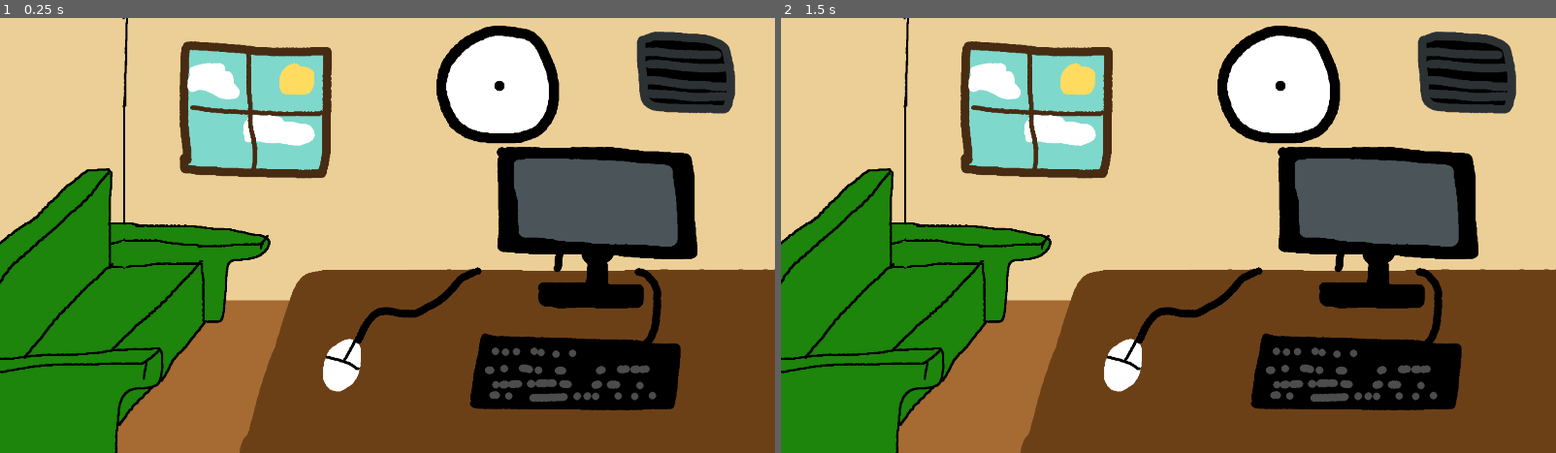
Above: before the commit, frames 1-2 (left to right).
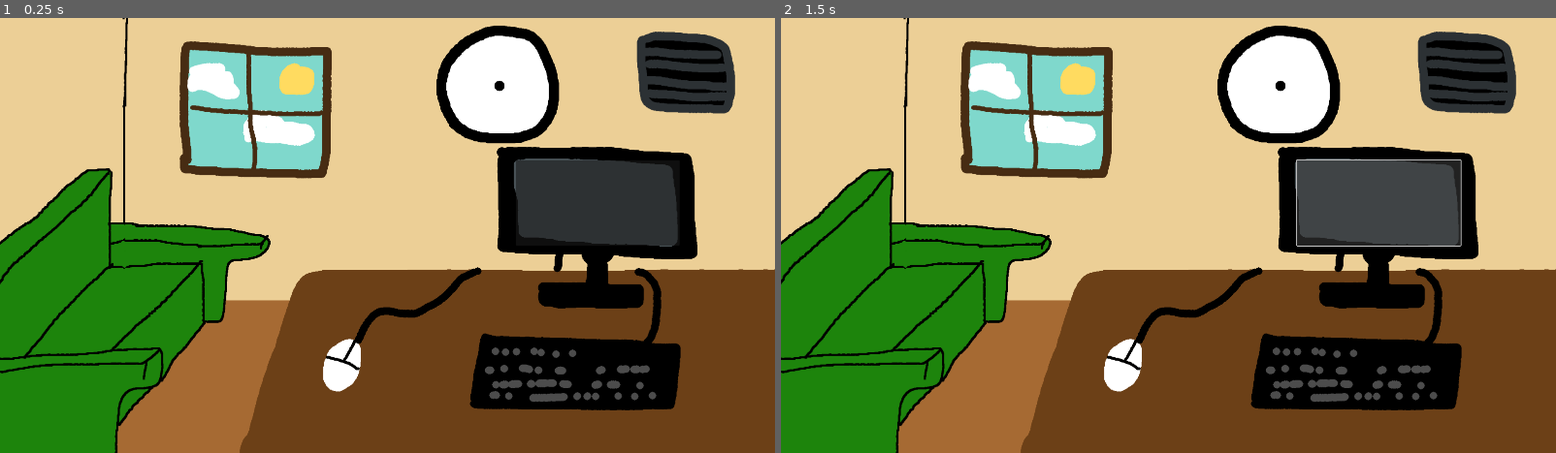
Above: after the commit, the same moments.

Repository: TheWalkingLapis/BrackeysGameJam2025_1
Game: Godot game, scene res://scenes/game_manager.tscn
Two runs of this game, one before a commit and one after it. Both use one fixed random seed, a clock stepped at 60 frames per second and the inputs below.
Inputs (mouse positions are in pixels of both pictures, inside the frame that each line leads up to):
- Up to frame 1 (0.25 s): no input
- Up to frame 2 (1.5 s): click (1377, 200) at 0.5 s; click (1377, 200) at 1.25 s

The runs differ from the first frame. In frame 1, 3.8% of the frame differs, in the area x 66-88%, y 32-53%; in frame 2, 0.5%.

Commit message:
added time manager

Diff:
--- a/project.godot
+++ b/project.godot
@@ -15,6 +15,10 @@
 config/features=PackedStringArray("4.3", "GL Compatibility")
 config/icon="res://icon.svg"
 
+[autoload]
+
+Global="*res://scripts/global.gd"
+
 [display]
 
 window/size/viewport_width=1920
--- /dev/null
+++ b/resources/day_duration_times.gd
@@ -0,0 +1,5 @@
+extends Resource
+class_name DayDurationTimes
+
+@export var start_hour: int = 8
+@export var end_hour: int = 17
--- a/scenes/game_manager.tscn
+++ b/scenes/game_manager.tscn
@@ -1,7 +1,8 @@
-[gd_scene load_steps=3 format=3 uid="uid://bvnj4ie205euj"]
+[gd_scene load_steps=4 format=3 uid="uid://bvnj4ie205euj"]
 
 [ext_resource type="Script" path="res://scripts/game_manager.gd" id="1_ga0qp"]
 [ext_resource type="PackedScene" uid="uid://kufy4l8qlp63" path="res://scenes/room_manager.tscn" id="2_tpo2t"]
+[ext_resource type="PackedScene" uid="uid://cavy32fvbqm8w" path="res://scenes/time_manager.tscn" id="3_0l8fs"]
 
 [node name="GameManager" type="Control"]
 layout_mode = 3
@@ -14,3 +15,7 @@
 
 [node name="RoomManager" parent="." instance=ExtResource("2_tpo2t")]
 layout_mode = 1
+
+[node name="TimeManager" parent="." instance=ExtResource("3_0l8fs")]
+layout_mode = 1
+mouse_filter = 2
--- a/scenes/rooms/office.tscn
+++ b/scenes/rooms/office.tscn
@@ -30,12 +30,10 @@
 grow_vertical = 2
 
 [node name="PCScreen" type="Button" parent="Clickables"]
-self_modulate = Color(1, 1, 1, 0)
 layout_mode = 0
 offset_left = 1278.0
 offset_top = 353.0
 offset_right = 1684.0
 offset_bottom = 565.0
-flat = true
 
 [connection signal="pressed" from="Clickables/PCScreen" to="." method="_on_pc_screen_pressed"]
--- /dev/null
+++ b/scenes/time_manager.tscn
@@ -0,0 +1,19 @@
+[gd_scene load_steps=4 format=3 uid="uid://cavy32fvbqm8w"]
+
+[ext_resource type="Script" path="res://scripts/time_manager.gd" id="1_dlgxb"]
+[ext_resource type="Script" path="res://resources/day_duration_times.gd" id="2_mwn0d"]
+
+[sub_resource type="Resource" id="Resource_txfnu"]
+script = ExtResource("2_mwn0d")
+start_hour = 8
+end_hour = 17
+
+[node name="TimeManager" type="Control"]
+layout_mode = 3
+anchors_preset = 15
+anchor_right = 1.0
+anchor_bottom = 1.0
+grow_horizontal = 2
+grow_vertical = 2
+script = ExtResource("1_dlgxb")
+ingame_day_times = Array[ExtResource("2_mwn0d")]([SubResource("Resource_txfnu")])
--- a/scripts/game_manager.gd
+++ b/scripts/game_manager.gd
@@ -1,11 +1,17 @@
 extends Control
 class_name GameManager
 
-# Called when the node enters the scene tree for the first time.
+@onready var room_manager: RoomManager = $RoomManager
+@onready var time_manager: TimeManager = $TimeManager
+
+var current_day = 0
+
 func _ready():
-	pass # Replace with function body.
+	Global.game_manager = self
+	Global.room_manager = room_manager
+	Global.time_manager = time_manager
 
+	time_manager.start_day(current_day)
 
-# Called every frame. 'delta' is the elapsed time since the previous frame.
 func _process(delta):
 	pass
--- /dev/null
+++ b/scripts/global.gd
@@ -0,0 +1,5 @@
+extends Node
+
+var game_manager: GameManager = null
+var room_manager: RoomManager = null
+var time_manager: TimeManager = null
--- a/scripts/office.gd
+++ b/scripts/office.gd
@@ -13,4 +13,4 @@
 
 
 func _on_pc_screen_pressed():
-	print("AMOGUS AMOGUS")
+	Global.time_manager.change_time_speed(2.0)
--- a/scripts/room_manager.gd
+++ b/scripts/room_manager.gd
@@ -2,12 +2,15 @@
 class_name RoomManager
 
 @onready var office: Control = $Office
+var current_room = "Office"
 
-# Called when the node enters the scene tree for the first time.
+var name_to_node_dict: Dictionary
+
 func _ready():
-	pass # Replace with function body.
+	name_to_node_dict = {
+		"Office": office
+	}
 
 
-# Called every frame. 'delta' is the elapsed time since the previous frame.
 func _process(delta):
 	pass
--- /dev/null
+++ b/scripts/time_manager.gd
@@ -0,0 +1,38 @@
+extends Control
+class_name TimeManager
+
+const ingame_hour_in_seconds: float = 15.0
+
+var day_start_hour: int = 0
+var day_end_hour: int = 0
+
+var current_ingame_time: float = 0.0
+var current_ingame_hour: int = 0
+var current_real_time: float = 0.0
+var time_fac: float = 1.0
+
+@export var ingame_day_times: Array[DayDurationTimes]
+
+func _ready():
+	pass
+
+func start_day(day: int):
+	day_start_hour = ingame_day_times[day].start_hour
+	day_end_hour = ingame_day_times[day].end_hour
+	current_ingame_time = day_start_hour
+	current_ingame_hour = floor(current_ingame_time)
+	current_real_time = 0.0
+	time_fac = 1.0
+
+# Called every frame. 'delta' is the elapsed time since the previous frame.
+func _process(delta):
+	var prev_hour = floor(current_ingame_time)
+	current_real_time += delta * time_fac
+	current_ingame_time = day_start_hour + (current_real_time / ingame_hour_in_seconds)
+	var new_ingame_hour = floor(current_ingame_time)
+	if new_ingame_hour > current_ingame_hour:
+		print("It is now " + str(new_ingame_hour) + ":00 (current factor = " + str(time_fac) + ")")
+	current_ingame_hour = new_ingame_hour
+
+func change_time_speed(new_fac: float):
+	time_fac = new_fac
Not shown, changed: README.md
